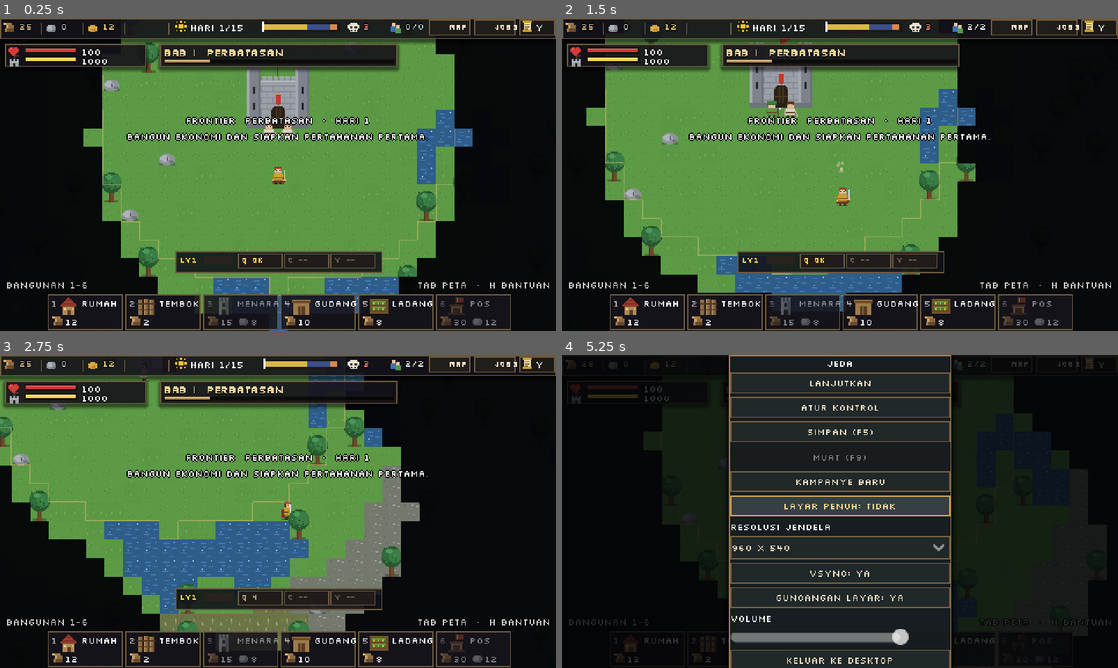
Above: before the commit, frames 1-4 (two rows, left to right).
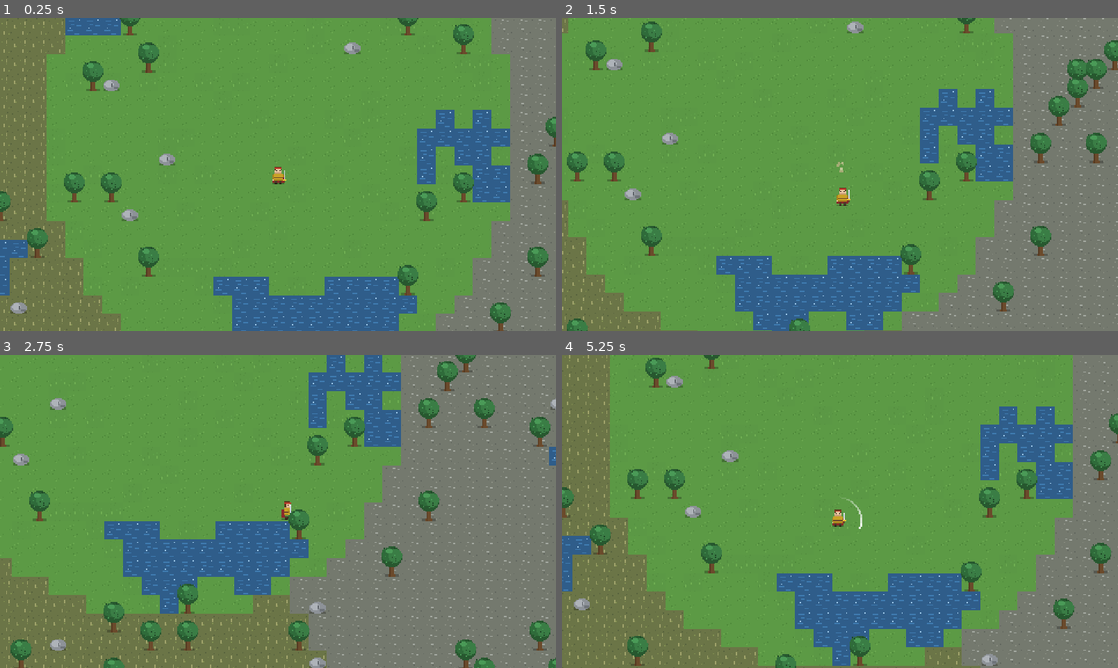
Above: after the commit, the same moments.

Repository: shimleabyte/hold-the-keep
Game: Godot game, scene res://scenes/main.tscn
Two runs of this game, one before a commit and one after it. Both use one fixed random seed, a clock stepped at 60 frames per second and the inputs below.
Inputs (mouse positions are in pixels of both pictures, inside the frame that each line leads up to):
- Up to frame 1 (0.25 s): no input
- Up to frame 2 (1.5 s): tap Enter at 0.5 s; move the mouse to (962, 158) at 0.52 s; hold D (move_right) 0.53-1.28 s; tap C (ability_cleave) at 0.6 s; click (962, 158) at 0.67 s; tap Space at 0.77 s; move the mouse to (728, 190) at 1.27 s; hold S (move_down) from 1.28 s (still down); tap Q (ability_dash) at 1.35 s
- Up to frame 3 (2.75 s): tap Space at 1.52 s; move the mouse to (333, 442) at 2.02 s; release S (move_down) at 2.03 s; hold D (move_right) from 2.03 s (still down); tap V (ability_rally) at 2.1 s
- Up to frame 4 (5.25 s): move the mouse to (812, 574) at 2.77 s; release D (move_right) at 2.78 s; hold W (move_up) 2.78-3.53 s; tap F (attack) at 2.85 s; click (812, 574) at 2.92 s; tap Space at 3.02, 3.77, 4.52 s; move the mouse to (1006, 558) at 3.52 s; hold E (interact) 3.53-4.28 s; hold A (move_left) 3.53-5.03 s; move the mouse to (673, 464) at 4.27 s; tap Shift (sprint) at 4.35 s; move the mouse to (867, 511) at 5.02 s; hold S (move_down) from 5.03 s (still down); tap P at 5.1 s; click (867, 511) at 5.17 s

The runs differ from the first frame. In frame 1, 62% of the frame differs, in the area x 0-100%, y 0-100%; in frame 2, 63%; in frame 3, 62%; in frame 4, 100%.
Error before the commit: Invalid access to property or key 'road' on a base object of type 'Dictionary'. (res://scripts/ui/hud.gd:375)
Error after the commit: Parse Error: Could not resolve external class member "TEXTURES". (res://scripts/systems/build_system.gd:159)

Commit message:
Render roads as non-blocking world infrastructure

Diff:
--- a/scripts/entities/building.gd
+++ b/scripts/entities/building.gd
@@ -11,6 +11,7 @@
     "stone_wall": preload("res://assets/sprites/stone_wall.svg"),
     "forge": preload("res://assets/sprites/forge.svg"),
     "outpost": preload("res://assets/sprites/outpost.svg"),
+    "road": preload("res://assets/sprites/road.svg"),
 }
 const ARROW_SCRIPT := preload("res://scripts/entities/arrow.gd")
 
@@ -53,14 +54,18 @@
 
 
 func _ready() -> void:
-    var w := size.x * WorldConfig.tile_size
-    var h := size.y * WorldConfig.tile_size
-    var shape := RectangleShape2D.new()
-    shape.size = Vector2(w, h)
-    var col := CollisionShape2D.new()
-    col.shape = shape
-    col.position = Vector2(0, -h / 2.0)
-    add_child(col)
+    if id != "road":
+        var w := size.x * WorldConfig.tile_size
+        var h := size.y * WorldConfig.tile_size
+        var shape := RectangleShape2D.new()
+        shape.size = Vector2(w, h)
+        var col := CollisionShape2D.new()
+        col.shape = shape
+        col.position = Vector2(0, -h / 2.0)
+        add_child(col)
+    else:
+        z_index = -1
+        add_to_group("roads")
     add_to_group("buildings")
     Events.tech_researched.connect(_on_tech)
     if data.get("depot", false):
@@ -127,6 +132,7 @@
     remove_from_group("buildings")
     remove_from_group("depots")
     remove_from_group("farms")
+    remove_from_group("roads")
 
 
 func free_slots() -> int:
